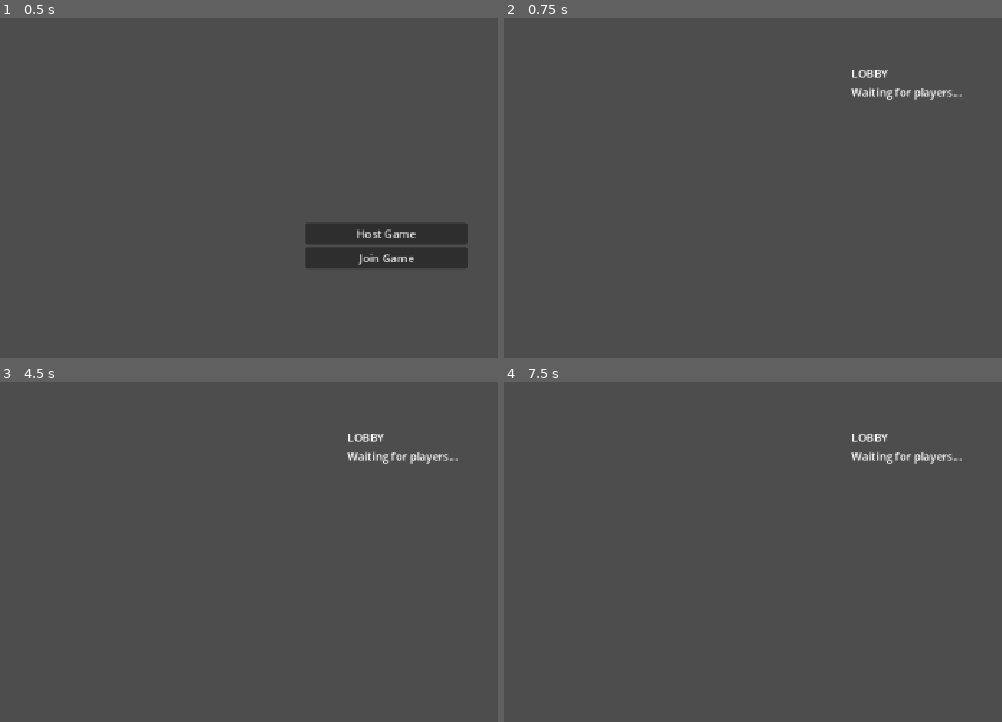
Above: before the commit, frames 1-4 (two rows, left to right).
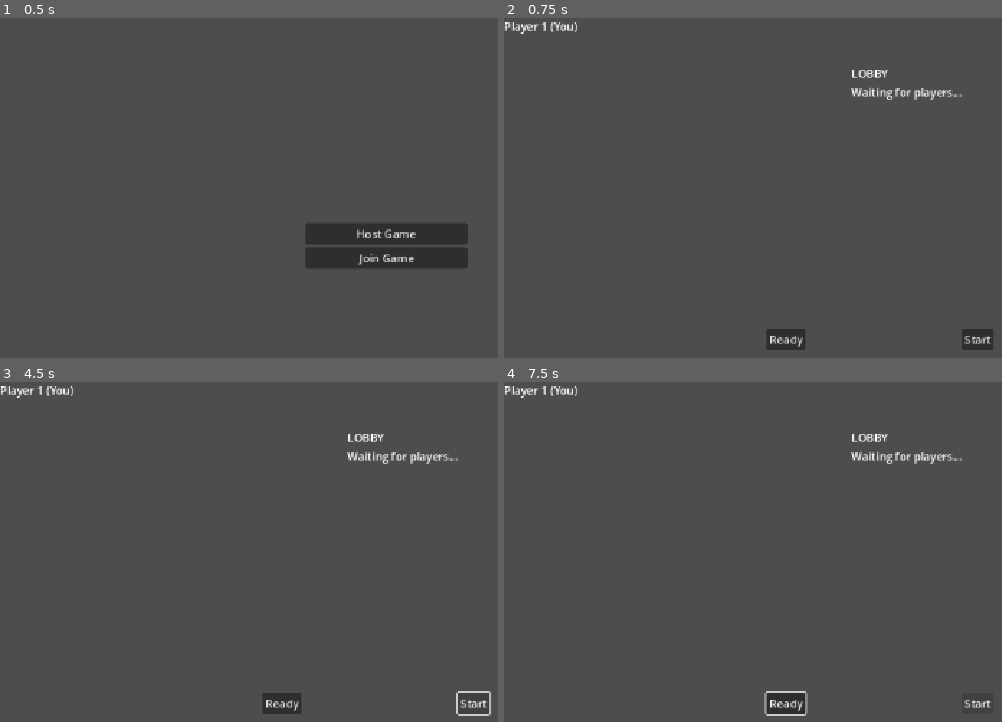
Above: after the commit, the same moments.

Repository: tszyana/SenselessChefs
Game: Godot game, scene res://scenes/main_menu.tscn
The game is run twice, just before and just after one commit, with the same random seed, the same clock (stepped at 60 frames per second) and the same inputs.
Inputs (mouse positions are in pixels of both pictures, inside the frame that each line leads up to):
- Up to frame 1 (0.5 s): no input
- Up to frame 2 (0.75 s): click "Host Game" at 0.5 s
- Up to frame 3 (4.5 s): click (283, 701) at 1.25 s, where only the run after the commit has a clickable "Ready"; click (283, 701) at 2 s, where only the run after the commit has a clickable "Ready"; click (473, 701) at 2.75 s, where only the run after the commit has a clickable "Start"; click (473, 701) at 3.5 s, where only the run after the commit has a clickable "Start"; tap Enter at 4.25 s; hold Right (right) from 4.28 s (still down)
- Up to frame 4 (7.5 s): tap Space at 5, 6.5 s; release Right (right) at 5.03 s; hold S (down) 5.03-5.78 s; tap Enter at 5.75, 7.25 s; hold Right (right) 5.78-6.53 s; hold Up (up) 6.53-7.28 s; hold Left (left) from 7.28 s (still down)

Frame 1 is identical in both runs. In frame 2, 1.0% of the frame differs, in the area x 0-99%, y 1-98%; in frame 3, 0.8%; in frame 4, 0.9%.

Commit message:
add buttons to lobby

Diff:
--- a/scenes/lobby.tscn
+++ b/scenes/lobby.tscn
@@ -1,4 +1,6 @@
 [gd_scene format=3 uid="uid://b626g0qlg256m"]
+
+[ext_resource type="Script" uid="uid://ogrfkyg2ish5" path="res://scripts/lobby.gd" id="1_o1atq"]
 
 [node name="Lobby" type="Control" unique_id=1403267576]
 layout_mode = 3
@@ -7,6 +9,7 @@
 anchor_bottom = 1.0
 grow_horizontal = 2
 grow_vertical = 2
+script = ExtResource("1_o1atq")
 
 [node name="VBoxContainer" type="VBoxContainer" parent="." unique_id=1673287037]
 layout_mode = 0
@@ -22,3 +25,24 @@
 [node name="Label2" type="Label" parent="VBoxContainer" unique_id=1065773422]
 layout_mode = 2
 text = "Waiting for players..."
+
+[node name="PlayerList" type="VBoxContainer" parent="." unique_id=2135101531]
+layout_mode = 0
+offset_right = 40.0
+offset_bottom = 40.0
+
+[node name="ReadyButton" type="Button" parent="." unique_id=1778019345]
+layout_mode = 0
+offset_left = 378.0
+offset_top = 447.0
+offset_right = 434.0
+offset_bottom = 478.0
+text = "Ready"
+
+[node name="StartButton" type="Button" parent="." unique_id=1349381747]
+layout_mode = 0
+offset_left = 659.0
+offset_top = 447.0
+offset_right = 705.0
+offset_bottom = 478.0
+text = "Start"
--- /dev/null
+++ b/scripts/lobby.gd
@@ -0,0 +1,39 @@
+extends Control
+
+@onready var player_list: VBoxContainer = $PlayerList
+
+func _ready() -> void:
+	multiplayer.peer_connected.connect(_on_peer_connected)
+	multiplayer.peer_disconnected.connect(_on_peer_disconnected)
+
+	update_player_list()
+
+func _on_peer_connected(id: int) -> void:
+	print("Player connected: ", id)
+	update_player_list()
+
+func _on_peer_disconnected(id: int) -> void:
+	print("Player disconnected: ", id)
+	update_player_list()
+
+func update_player_list() -> void:
+	for child in player_list.get_children():
+		child.queue_free()
+
+	var players := multiplayer.get_peers()
+
+	# Add ourselves
+	add_player_to_list(multiplayer.get_unique_id())
+
+	# Add everyone else
+	for id in players:
+		add_player_to_list(id)
+
+func add_player_to_list(id: int) -> void:
+	var label := Label.new()
+	label.text = "Player " + str(id)
+
+	if id == multiplayer.get_unique_id():
+		label.text += " (You)"
+
+	player_list.add_child(label)
Not shown, added: scripts/lobby.gd.uid
